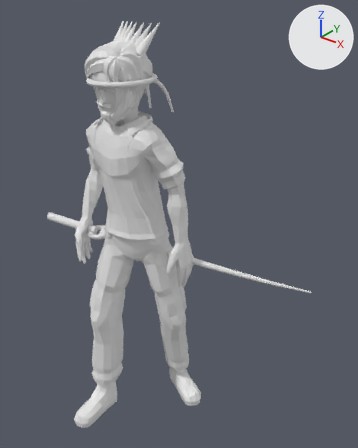
What one commit did to the glTF model unity/Tools~/models/heroes/SB_Hero_kaito_LOD0.glb.
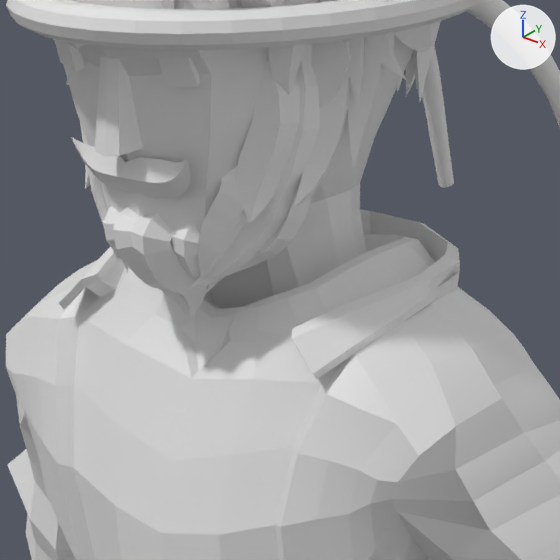
Each version is shown whole from a 50 mm lens placed at (1.482, -1.577, 2.028), pointed at (0.215, 0.006, 1.047), then close up on the part from 24% to 47% of the width and 18% to 36% of the height. The lights are fixed; the arrows at upper right show +X, +Y and +Z. The last two pictures show the newer version. Where no turn or scale is listed for an object, it has been applied to the vertices. Vertices at exactly the same position are counted once.

The first close-up shows 'SB_Hero_kaito'.
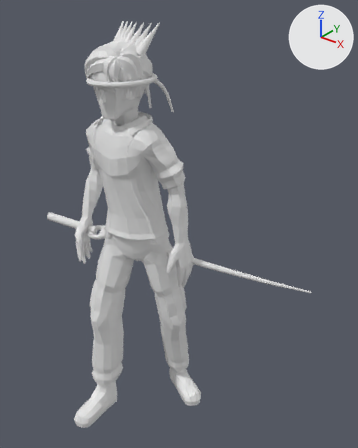
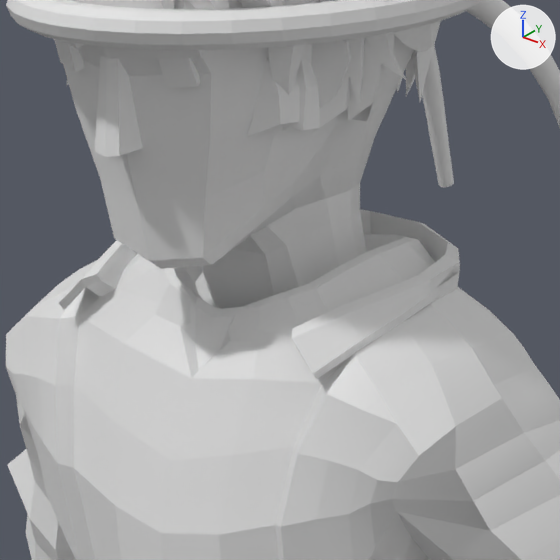
Boxes [x1, y1, x2, y2] around the edits, measured in the close-ups (560 x 560 px):
part 1 of me_adventurer_feet, deleted
    before: [71, 137, 314, 316]
part 2 of me_adventurer_feet, deleted
    before: [80, 103, 373, 288]

Patch to the scene script:
```diff
--- a/unity/Tools~/models/heroes/SB_Hero_kaito_LOD0.glb.py
+++ b/unity/Tools~/models/heroes/SB_Hero_kaito_LOD0.glb.py
@@ me_adventurer_feet @@
 # used by ob_sb_hero_kaito; location = (0.0, 0.0, 0.0)
-me_adventurer_feet.from_pydata(...)  # 5807 vertices, 11282 faces; spans x -0.42..0.77, y -0.47..0.29, z 0.0..1.89
+me_adventurer_feet.from_pydata(...)  # 5325 vertices, 10355 faces; spans x -0.42..0.77, y -0.47..0.29, z 0.0..1.89
+# me_adventurer_feet part 1: 9 loose pieces with 386 vertices, spanning x -0.08..0.09, y -0.21..-0.12, z 1.49..1.6, are deleted
+# me_adventurer_feet part 2
+# 96 vertices are removed from x -0.09..0.09, y -0.19..-0.1, z 1.52..1.61
+# 215 faces are deleted
```
